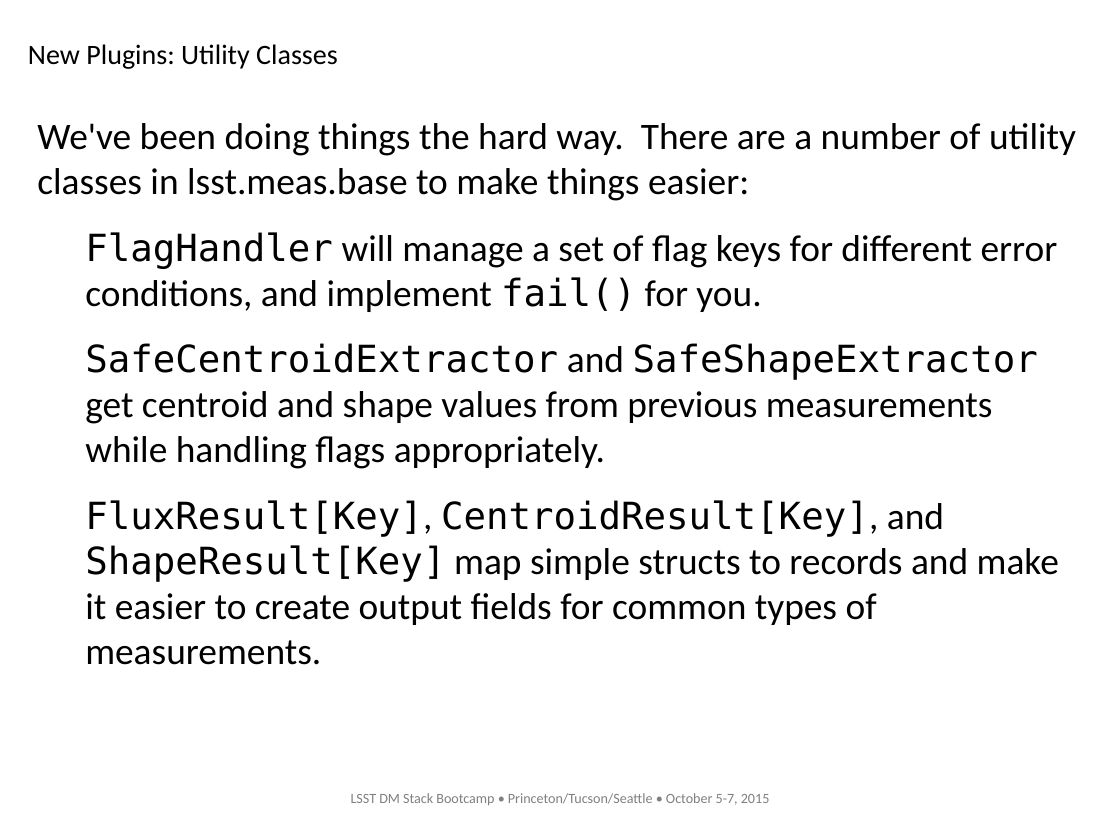
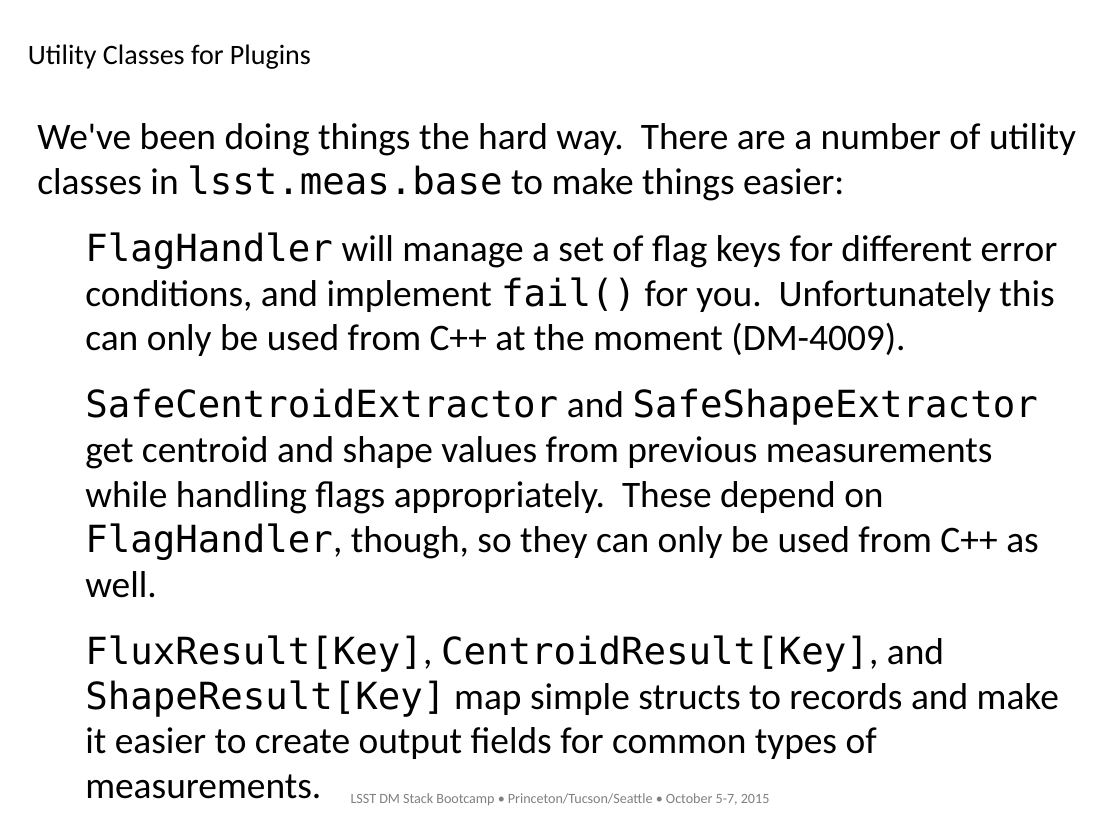
Before and after one commit to lsst-dm/Oct15_bootcamp, a slide deck: slide 37 of measurement/measurement.odp (slide 34 before the commit). Drawn at 1120x840 pixels with LibreOffice and Linux fonts; fonts in the diff are those of the drawing; background and template pictures are left out. Boxes give left, top, right and bottom in pixels: in the first picture for what was removed or moved away, otherwise in the second. Text is boxed around its words. In the diff, an @@ line names an element or a change of style, - is before the commit and + after.

Commit message:
Polish and complete first ~60% of measurement/tables slides.
Measurement section is now complete; time for a tutorial on tables.

```diff
--- a/measurement/measurement.odp
+++ b/measurement/measurement.odp
@@ title at bbox=[28, 44, 311, 69]: text changed @@
-New Plugins: Utility Classes
+Utility Classes for Plugins
@@ text at bbox=[37, 123, 1076, 201]: font Calibri to DejaVu Sans Mono in "lsst.meas.base" @@
@@ text at bbox=[85, 232, 1058, 598]: text changed @@
-● FlagHandler will manage a set of flag keys for different error conditions, and implement fail() for you.
-● SafeCentroidExtractor and SafeShapeExtractor get centroid and shape values from previous measurements while handling flags appropriately.
+● FlagHandler will manage a set of flag keys for different error conditions, and implement fail() for you. Unfortunately this can only be used from C++ at the moment (DM-4009).
+● SafeCentroidExtractor and SafeShapeExtractor get centroid and shape values from previous measurements while handling flags appropriately. These depend on FlagHandler, though, so they can only be used from C++ as well.
```
Also in this commit, not shown: 5 other slides changed, 3 slides added, 1 other file.
